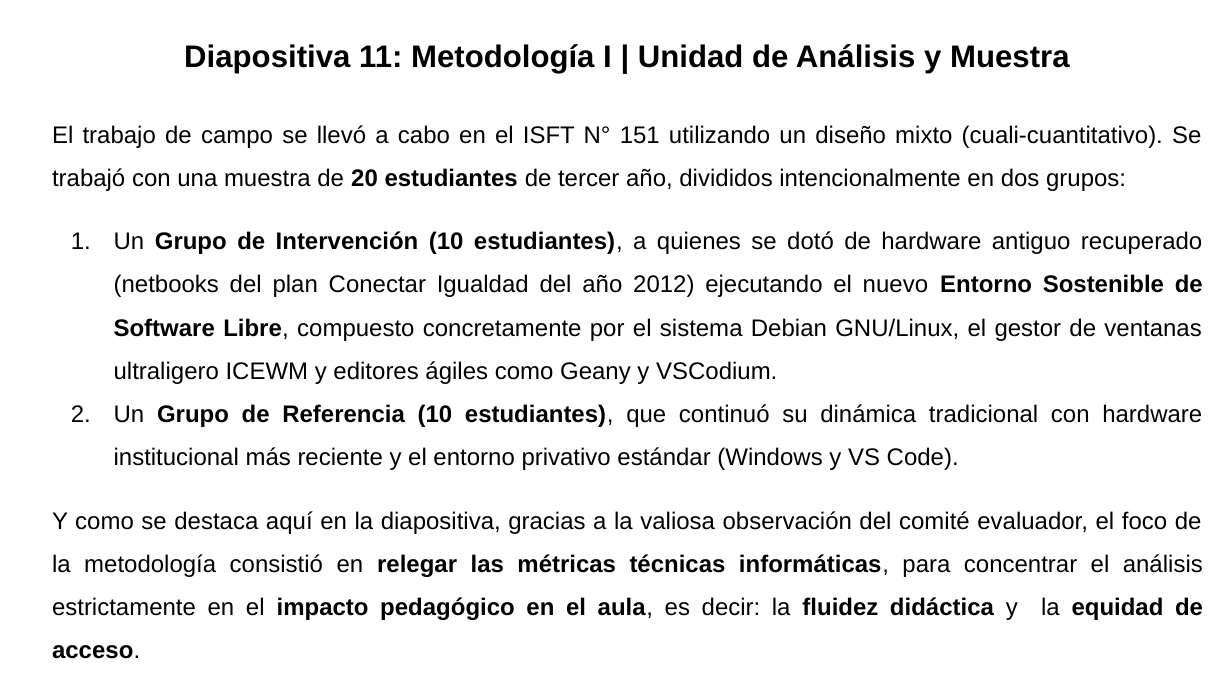
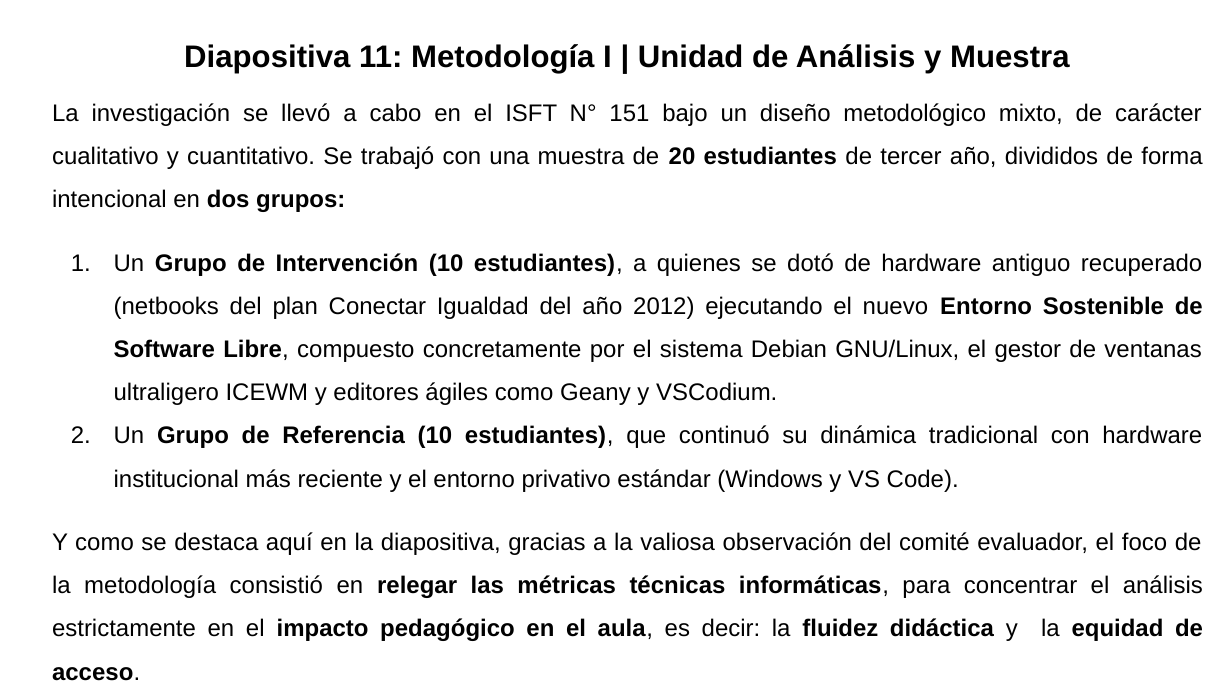
Before and after one commit to gabrielinuz/gabrielinuz.github.io, a slide deck: slide 12 of doc/GUION_DE_DEFENSA_LTE.pptx. Drawn at 1232x693 pixels with LibreOffice and Linux fonts; fonts in the diff are those of the drawing. Boxes give left, top, right and bottom in pixels: in the first picture for what was removed or moved away, otherwise in the second. Text is boxed around its words. In the diff, an @@ line names an element or a change of style, - is before the commit and + after.

```diff
--- a/doc/GUION_DE_DEFENSA_LTE.pptx
+++ b/doc/GUION_DE_DEFENSA_LTE.pptx
@@ text at <box>52,103,1202,212</box>: text changed @@
-El trabajo de campo se llevó a cabo en el ISFT N° 151 utilizando un diseño mixto (cuali-cuantitativo). Se trabajó con una muestra de 20 estudiantes de tercer año, divididos intencionalmente en dos grupos:
+La investigación se llevó a cabo en el ISFT N° 151 bajo un diseño metodológico mixto, de carácter cualitativo y cuantitativo. Se trabajó con una muestra de 20 estudiantes de tercer año, divididos de forma intencional en dos grupos:
```
Also in this commit, not shown: 9 other slides changed, 1 slide removed, 1 other file.
